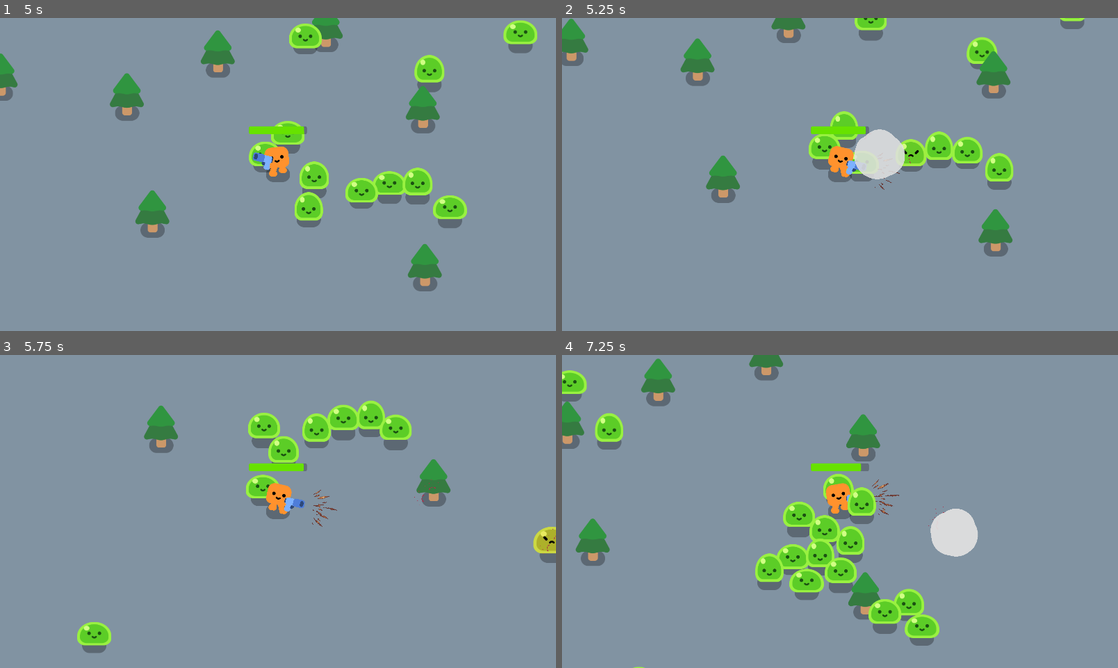
Above: before the commit, frames 1-4 (two rows, left to right).
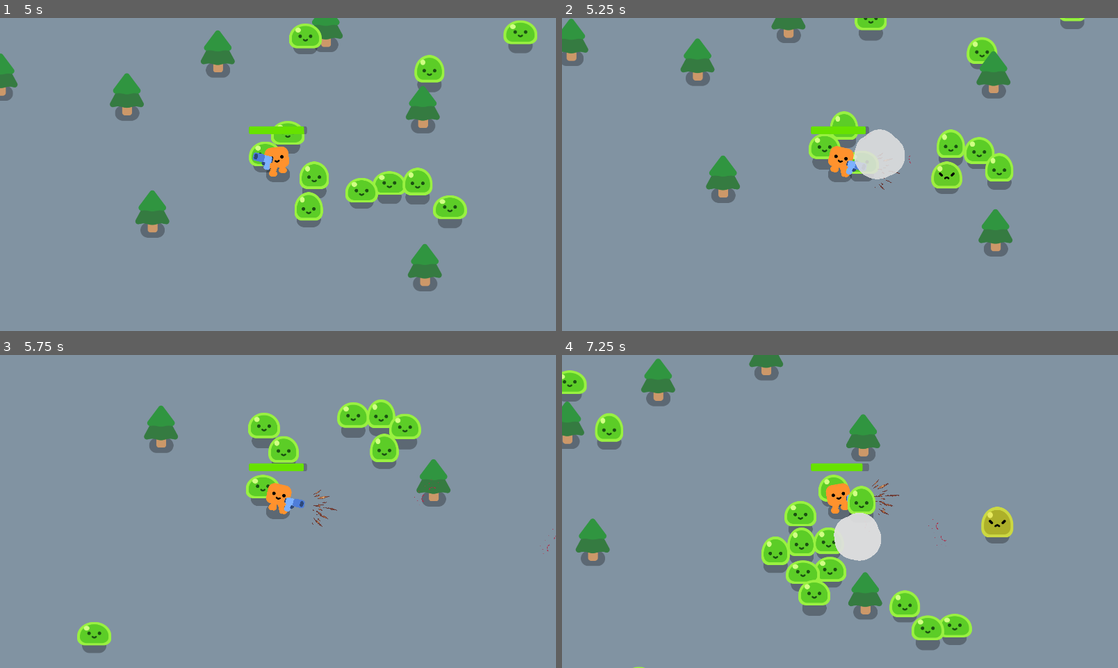
Above: after the commit, the same moments.

Repository: Technostalgic/csci4140-hw2
Game: Godot game, scene res://obj/levels/game.tscn
The game is run twice, just before and just after one commit, with the same random seed, the same clock (stepped at 60 frames per second) and the same inputs. Sound files missing from this copy of the repository are replaced by a short silence.
Inputs (mouse positions are in pixels of both pictures, inside the frame that each line leads up to):
- Up to frame 1 (5 s): tap Enter at 0.5 s; move the mouse to (400, 158) at 0.52 s; press the mouse at (400, 158) at 0.53 s; hold D (move_right) 0.53-1.28 s; move the mouse to (166, 190) at 1.27 s; release the mouse at (166, 190) at 1.28 s; hold S (move_down) 1.28-2.03 s; click (166, 190) at 1.35 s; move the mouse to (333, 105) at 2.02 s; press the mouse at (333, 105) at 2.03 s; hold D (move_right) 2.03-2.78 s; move the mouse to (250, 237) at 2.77 s; release the mouse at (250, 237) at 2.78 s; hold W (move_up) 2.78-3.53 s; click (250, 237) at 2.85 s; move the mouse to (444, 221) at 3.52 s; press the mouse at (444, 221) at 3.53 s; hold A (move_left) from 3.53 s (still down); move the mouse to (111, 127) at 4.27 s; release the mouse at (111, 127) at 4.28 s; click (111, 127) at 4.35 s
- Up to frame 2 (5.25 s): move the mouse to (867, 174) at 5.02 s; release A (move_left) at 5.03 s; press the mouse at (867, 174) at 5.03 s; hold S (move_down) from 5.03 s (still down)
- Up to frame 3 (5.75 s): keep holding S (move_down)
- Up to frame 4 (7.25 s): move the mouse to (756, 433) at 5.77 s; release S (move_down) at 5.78 s; release the mouse at (756, 433) at 5.78 s; hold D (move_right) 5.78-6.53 s; click (756, 433) at 5.85 s; move the mouse to (962, 495) at 6.52 s; press the mouse at (962, 495) at 6.53 s; hold W (move_up) from 6.53 s (still down)

Frame 1 is identical in both runs. In frame 2, 1.7% of the frame differs, in the area x 60-78%, y 35-57%; in frame 3, 2.5%; in frame 4, 7.5%, in the area x 34-82%, y 34-95%.

Commit message:
add enemy knockback

Diff:
--- a/src/actors/mob.gd
+++ b/src/actors/mob.gd
@@ -6,22 +6,35 @@
 @export var death_fx: PackedScene = null
 @export var movement_speed: float = 300
 @export var health: float = 2
+@export var knockback_decay: float = 50
+
+var knockback_velocity = Vector2.ZERO
 
 func _ready() -> void:
 	hero = Game.instance.hero
 	slime_node.play_walk()
 
 func _physics_process(_delta: float) -> void:
-	if not hero: return
-	var direction := (hero.global_position - global_position).normalized()
-	velocity = direction * movement_speed
+	var movement := Vector2.ZERO
+	if hero:
+		movement = (hero.global_position - global_position).normalized() * movement_speed
+	velocity = movement + knockback_velocity
 	move_and_slide()
+
+	# knockback velocity friction
+	if knockback_velocity.length_squared() >= 1:
+		knockback_velocity += (-knockback_velocity.normalized() * knockback_decay)
+		if knockback_velocity.length_squared() <= 1:
+			knockback_velocity = Vector2.ZERO
 
 func take_damage(damage: float) -> void:
 	health -= damage
 	slime_node.play_hurt()
 	if health <= 0:
 		kill()
+
+func knockback(force: Vector2) -> void:
+	knockback_velocity += force
 
 func kill() -> void:
 	var effect: Node2D = death_fx.instantiate()
--- a/src/weapon/shotgun.gd
+++ b/src/weapon/shotgun.gd
@@ -73,6 +73,7 @@
 				_fire_shot(direction)
 				return
 			mob.take_damage(damage)
+			mob.knockback(Vector2.from_angle(direction) * 750)
 
 		trail_length = hit_point.distance_to(raycast.global_position)
 
